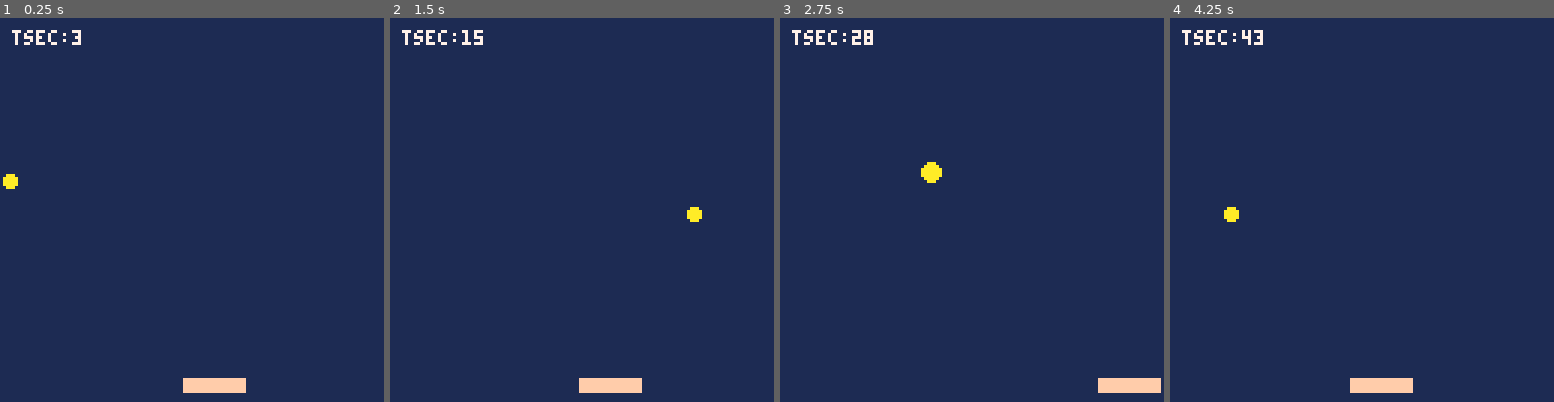
Above: before the commit, frames 1-4 (left to right).
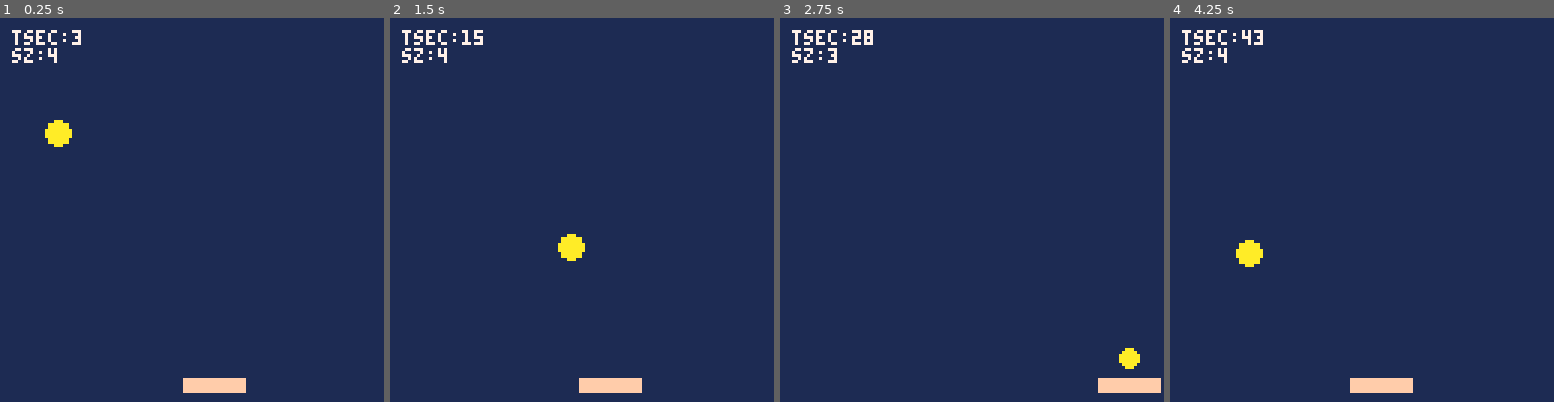
Above: after the commit, the same moments.

Repository: reyabreu/pico-8
Game: PICO-8 cartridge breakout.p8
Same seed, same stepped clock (60 frames per second), same inputs: the game is played once before the commit and once after it.
Inputs:
- Up to frame 1 (0.25 s): no input
- Up to frame 2 (1.5 s): no input
- Up to frame 3 (2.75 s): hold Right 1.6-2.1 s; hold Right from 2.47 s (still down)
- Up to frame 4 (4.25 s): release Right at 3.03 s; hold Left 3.08-3.58 s; hold Right from 4.02 s (still down)

The runs differ from the first frame. In frame 1, 0.7% of the frame differs, in the area x 0-19%, y 7-45%; in frame 2, 0.7%; in frame 3, 0.6%; in frame 4, 0.7%.

Commit message:
added test file

Diff:
--- a/breakout.p8
+++ b/breakout.p8
@@ -20,6 +20,7 @@
 	draw_bg()
 	draw_ball()
 	draw_paddle()
+	print("sz:"..ball.sz,4,10,7)
 	print_time()
 end
 
@@ -30,8 +31,8 @@
 function make_ball()
 	ball.x=35
 	ball.y=30
-	ball.spx=-4
-	ball.spy=3
+	ball.spx=-2
+	ball.spy=1
 	ball.sz=2
 	ball.col=10
 end
@@ -57,7 +58,7 @@
 	end
 
 	-- pulsate
-	ball.sz=3+sin(frame/8)
+	ball.sz=3+flr(sin(tsec/4))
 
 	-- paddle collision detection
 	if ball.x>pad.x-ball.sz and
--- /dev/null
+++ b/sinewave.p8
@@ -0,0 +1,26 @@
+pico-8 cartridge // http://www.pico-8.com
+version 18
+__lua__
+function _init()
+ rectfill(0,0,127,127,1)
+	line(0,64,127,64,7)
+	line(0,0,0,127,7)
+
+	for x=0,254 do
+		pset(x,64+46*sin(3.14*x/254),10)
+		pset(x,64-46*cos(3.14*x/254),15)
+	end
+end
+
+function _update()
+end
+
+function _draw()
+end
+__gfx__
+00000000000000000000000000000000000000000000000000000000000000000000000000000000000000000000000000000000000000000000000000000000
+00000000000000000000000000000000000000000000000000000000000000000000000000000000000000000000000000000000000000000000000000000000
+00700700000000000000000000000000000000000000000000000000000000000000000000000000000000000000000000000000000000000000000000000000
+00077000000000000000000000000000000000000000000000000000000000000000000000000000000000000000000000000000000000000000000000000000
+00077000000000000000000000000000000000000000000000000000000000000000000000000000000000000000000000000000000000000000000000000000
+00700700000000000000000000000000000000000000000000000000000000000000000000000000000000000000000000000000000000000000000000000000
--- /dev/null
+++ b/test.p8
@@ -0,0 +1,43 @@
+pico-8 cartridge // http://www.pico-8.com
+version 18
+__lua__
+-- test
+box={}
+debug="hello world"
+
+
+
+function make_box()
+	box.x=32
+	box.y=46
+	box.w=64
+	box.h=16
+end
+
+function draw_box()
+	rect(box.x,box.y,box.x+box.w,box.y+box.h,7)
+end
+
+function print_stats()
+	print(debug,4,4,7)
+end
+
+function _init()
+	make_box()
+end
+
+function _update()
+end
+
+function _draw()
+ cls()
+ draw_box()
+	print_stats()
+end
+__gfx__
+00000000000000000000000000000000000000000000000000000000000000000000000000000000000000000000000000000000000000000000000000000000
+00000000000000000000000000000000000000000000000000000000000000000000000000000000000000000000000000000000000000000000000000000000
+00700700000000000000000000000000000000000000000000000000000000000000000000000000000000000000000000000000000000000000000000000000
+00077000000000000000000000000000000000000000000000000000000000000000000000000000000000000000000000000000000000000000000000000000
+00077000000000000000000000000000000000000000000000000000000000000000000000000000000000000000000000000000000000000000000000000000
+00700700000000000000000000000000000000000000000000000000000000000000000000000000000000000000000000000000000000000000000000000000
